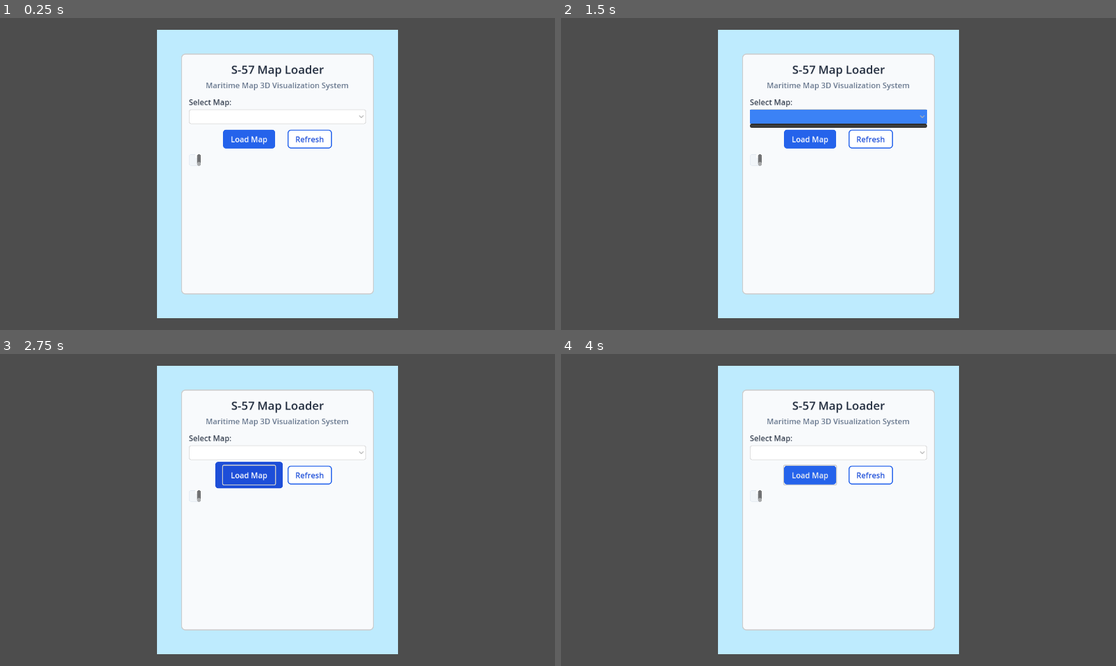
Above: before the commit, frames 1-4 (two rows, left to right).
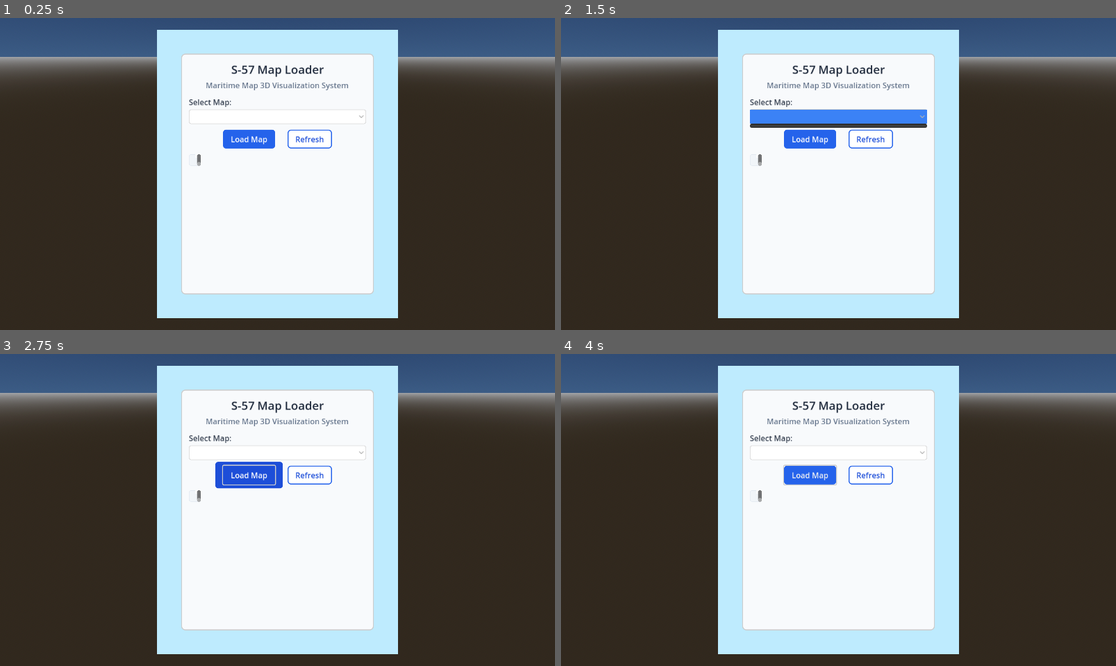
Above: after the commit, the same moments.

Repository: teakdemir/Godot_S57
Game: Godot game, scene res://scenes/WORLD/Main.tscn
Two runs of this game, one before a commit and one after it. Both use one fixed random seed, a clock stepped at 60 frames per second and the inputs below.
Inputs (mouse positions are in pixels of both pictures, inside the frame that each line leads up to):
- Up to frame 1 (0.25 s): no input
- Up to frame 2 (1.5 s): click "Refresh" at 0.5 s; click (838, 117) at 1.25 s
- Up to frame 3 (2.75 s): click "Load Map" at 2 s
- Up to frame 4 (4 s): move the mouse to (960, 494) at 2.77 s; hold D (move_right) 2.78-3.53 s; tap Mouse wheel down (move_down) at 2.85 s; click (960, 494) at 2.92 s; move the mouse to (727, 525) at 3.52 s; hold S (move_back) from 3.53 s (still down); tap Shift (move_fast) at 3.6 s

The runs differ from the first frame. In frame 1, 58% of the frame differs, in the area x 0-100%, y 0-100%; in frame 2, 58%; in frame 3, 58%; in frame 4, 58%.

Commit message:
world environment

Diff:
--- a/godot_s57/Materials/WORLD_mat/Sea.gdshader
+++ b/godot_s57/Materials/WORLD_mat/Sea.gdshader
@@ -29,12 +29,12 @@
 uniform vec3 foam_color : source_color = vec3(0.78, 0.85, 0.92);
 uniform float foam_emission_strength : hint_range(0.0, 1.0, 0.01) = 0.12;
 
-uniform float fresnel_strength : hint_range(0.0, 1.0, 0.01) = 0.38;
-uniform float fresnel_power : hint_range(1.0, 8.0, 0.1) = 4.2;
+uniform float fresnel_strength : hint_range(0.0, 1.0, 0.01) = 0.22;
+uniform float fresnel_power : hint_range(1.0, 8.0, 0.1) = 2.8;
 uniform vec3 reflection_tint : source_color = vec3(0.56, 0.64, 0.74);
-uniform float reflection_strength : hint_range(0.0, 1.0, 0.01) = 0.2;
+uniform float reflection_strength : hint_range(0.0, 1.0, 0.01) = 0.08;
 
-uniform float base_roughness : hint_range(0.0, 1.0, 0.01) = 0.18;
+uniform float base_roughness : hint_range(0.0, 1.0, 0.01) = 0.24;
 uniform float specular_strength : hint_range(0.0, 1.0, 0.01) = 0.25;
 
 uniform float transparency_shallow : hint_range(0.0, 1.0, 0.01) = 0.3;
@@ -91,14 +91,15 @@
 	float color_noise = sin(dot(v_world_position.xz, vec2(0.045, -0.038)) + TIME * 0.3) * 0.5 + 0.5;
 	base_color = mix(base_color, base_color + vec3(0.05, 0.07, 0.09) * color_noise, color_noise_strength);
 
-	vec3 reflection_color = textureLod(SCREEN_TEXTURE, SCREEN_UV, 2.0).rgb * reflection_tint;
-	base_color = mix(base_color, reflection_color, reflection_strength * fresnel);
+	vec3 reflection_color = textureLod(SCREEN_TEXTURE, SCREEN_UV, 3.0).rgb * reflection_tint;
+	float fresnel_mix = mix(0.05, 1.0, clamp(fresnel, 0.0, 1.0));
+	base_color = mix(base_color, reflection_color, reflection_strength * fresnel_mix);
 
 	float wave_intensity = smoothstep(foam_bias, foam_bias + foam_width, abs(v_wave_height));
 	float foam_factor = foam_strength * wave_intensity * (1.0 - depth_norm);
 	base_color = mix(base_color, base_color + foam_color * 0.35, foam_factor);
 
-	float lighting = 0.18 + diffuse * 0.35;
+	float lighting = 0.35 + diffuse * 0.25;
 	ALBEDO = base_color * lighting;
 	SPECULAR = specular_strength;
 	ROUGHNESS = clamp(base_roughness + (1.0 - fresnel) * 0.05, 0.03, 1.0);
--- a/godot_s57/Materials/WORLD_mat/SeaMaterial.tres
+++ b/godot_s57/Materials/WORLD_mat/SeaMaterial.tres
@@ -30,10 +30,10 @@
 shader_parameter/foam_width = 0.45
 shader_parameter/foam_color = Color(0.78, 0.85, 0.92, 1)
 shader_parameter/foam_emission_strength = 0.12
-shader_parameter/fresnel_strength = 0.38
-shader_parameter/fresnel_power = 4.2
+shader_parameter/fresnel_strength = 0.2
+shader_parameter/fresnel_power = 1.0
 shader_parameter/reflection_tint = Color(0.56, 0.64, 0.74, 1)
-shader_parameter/reflection_strength = 0.2
+shader_parameter/reflection_strength = 0.05
 shader_parameter/base_roughness = 0.18
 shader_parameter/specular_strength = 0.25
 shader_parameter/transparency_shallow = 0.3
--- a/godot_s57/scenes/WORLD/Main.tscn
+++ b/godot_s57/scenes/WORLD/Main.tscn
@@ -1,6 +1,36 @@
-[gd_scene load_steps=2 format=3 uid="uid://cemda8ge6bx7x"]
+[gd_scene load_steps=5 format=3 uid="uid://cemda8ge6bx7x"]
 
-[ext_resource type="Script" uid="uid://b6hqx1wdgfabn" path="res://Scripts/WORLD_sc/Main.gd" id="1_p0mg7"]
+[ext_resource type="Script" uid="uid://b6hqx1wdgfabn" path="res://Scripts/WORLD_sc/Main.gd" id="1_main"]
+
+[sub_resource type="ProceduralSkyMaterial" id="ProceduralSkyMaterial_sun"]
+sky_top_color = Color(0.12, 0.19, 0.35, 1)
+sky_horizon_color = Color(0.24, 0.36, 0.52, 1)
+sun_angle_max = 0.6
+
+[sub_resource type="Sky" id="Sky_default"]
+sky_material = SubResource("ProceduralSkyMaterial_sun")
+
+[sub_resource type="Environment" id="Environment_default"]
+background_mode = 2
+sky = SubResource("Sky_default")
+ambient_light_source = 1
+ambient_light_sky_contribution = 0.7
+glow_enabled = true
+glow_intensity = 0.35
 
 [node name="Main_tscn" type="Node3D"]
-script = ExtResource("1_p0mg7")
+script = ExtResource("1_main")
+
+[node name="SunRig" type="Node3D" parent="."]
+transform = Transform3D(0.819152, -0.469846, 0.32899, 0, 0.573577, 0.819152, -0.573576, -0.67101, 0.469846, 0, 0, 0)
+
+[node name="SunLight" type="DirectionalLight3D" parent="SunRig"]
+light_color = Color(1, 0.952941, 0.839216, 1)
+light_energy = 1.15
+light_angular_distance = 1.2
+shadow_enabled = true
+shadow_bias = 0.05
+directional_shadow_max_distance = 20000.0
+
+[node name="WorldEnvironment" type="WorldEnvironment" parent="."]
+environment = SubResource("Environment_default")
--- /dev/null
+++ b/godot_s57/scenes/WORLD/Sun.gdshader
@@ -0,0 +1,13 @@
+shader_type spatial;
+render_mode unshaded, cull_disabled, depth_draw_never, blend_add;
+
+void fragment() {
+    vec2 centered = UV * 2.0 - 1.0;
+    float r = length(centered);
+    if (r > 1.0) {
+        discard;
+    }
+    float intensity = smoothstep(1.0, 0.0, r);
+    ALBEDO = vec3(1.0);
+    EMISSION = vec3(1.0, 0.95, 0.8) * pow(intensity, 1.5) * 3.0;
+}
Not shown, added: godot_s57/scenes/WORLD/Sun.gdshader.uid
